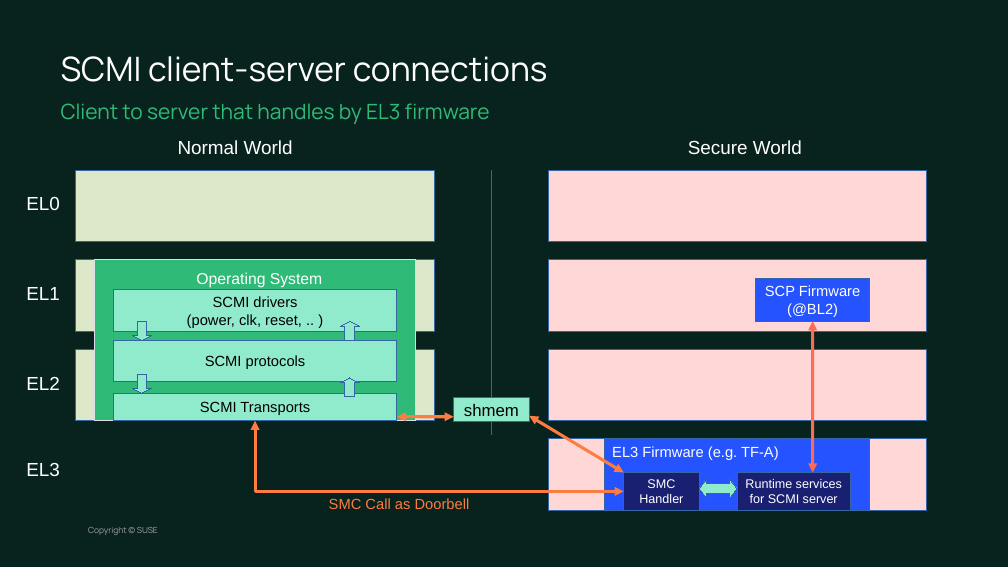
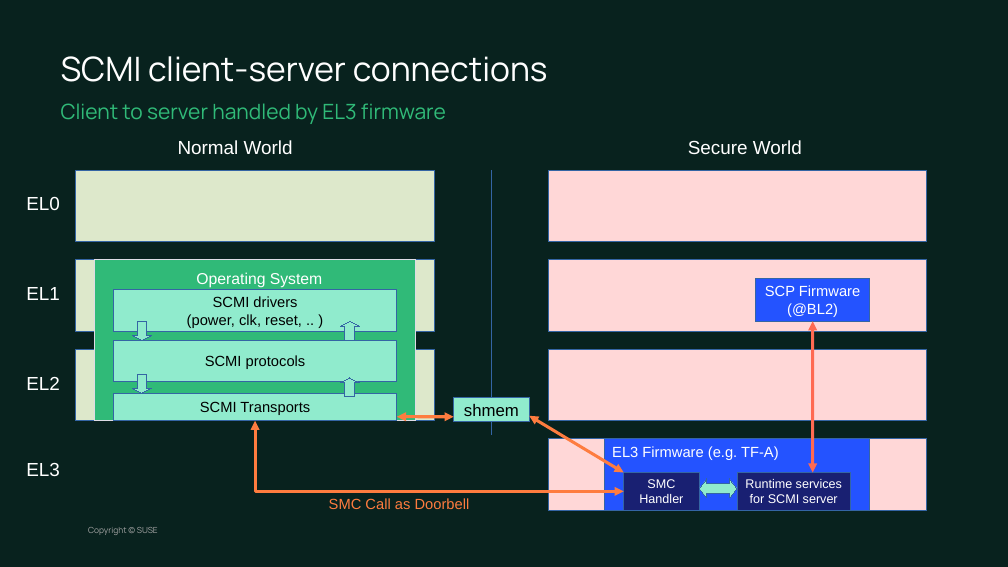
Before and after one commit to chesterlintw/conf-docs, a slide deck: slide 11 of suse-lab-conf/2023/SCMI.odp. Drawn at 1008x567 pixels with LibreOffice and Linux fonts; fonts in the diff are those of the drawing; background and template pictures are left out. Boxes give left, top, right and bottom in pixels: in the first picture for what was removed or moved away, otherwise in the second. Text is boxed around its words. In the diff, an @@ line names an element or a change of style, - is before the commit and + after.

```diff
--- a/suse-lab-conf/2023/SCMI.odp
+++ b/suse-lab-conf/2023/SCMI.odp
@@ text at (61,103,446,124): text changed @@
-Client to server that handles by EL3 firmware
+Client to server handled by EL3 firmware
```
Also in this commit, not shown: 1 other slide changed.
